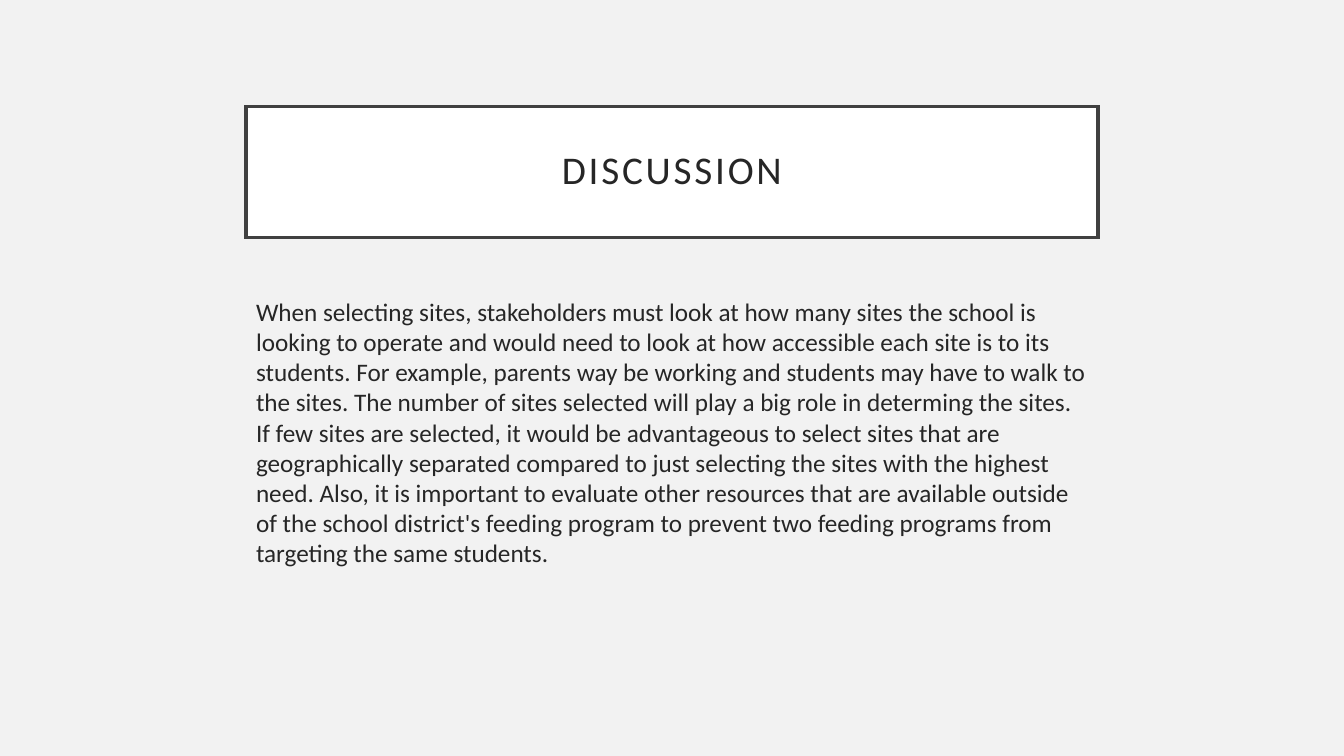
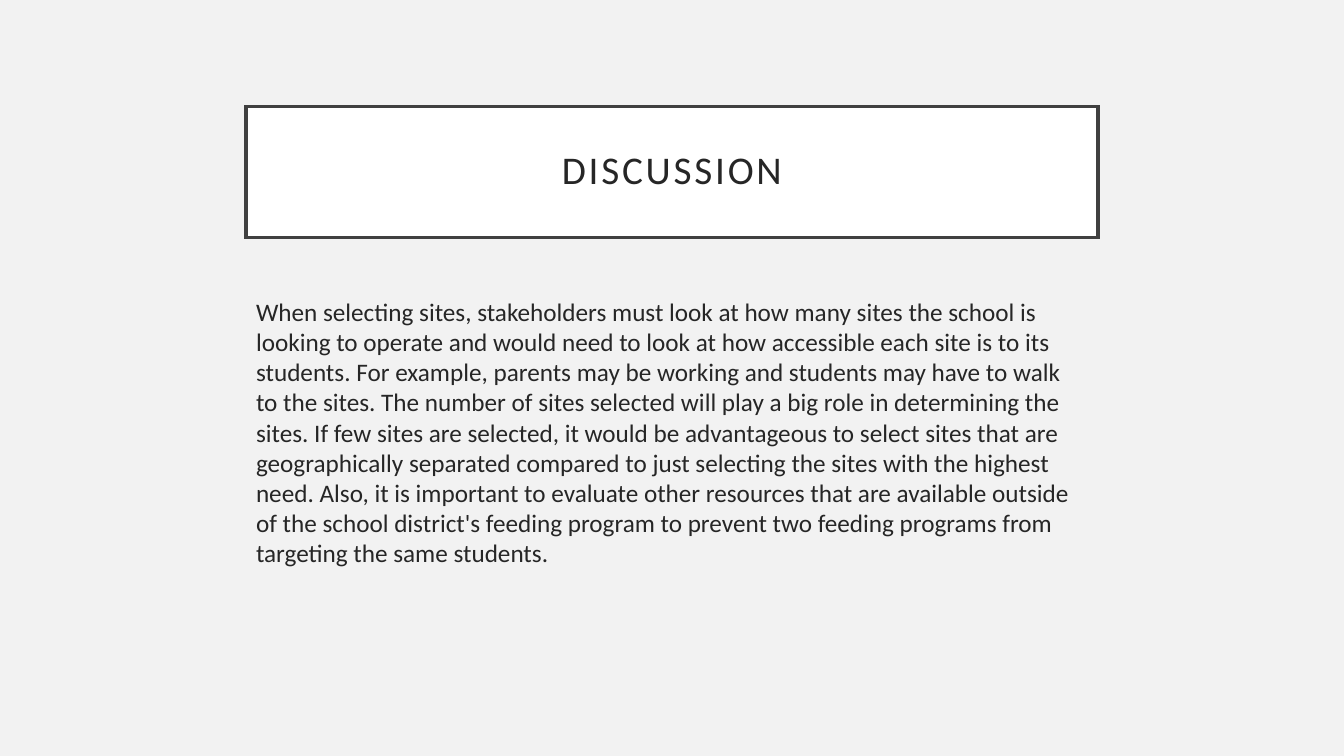
Before and after one commit to curt1015/Coursera, a slide deck: slide 8 of battle of the neighborhoods.pptx. Drawn at 1344x756 pixels with LibreOffice and Linux fonts; fonts in the diff are those of the drawing. Boxes give left, top, right and bottom in pixels: in the first picture for what was removed or moved away, otherwise in the second. Text is boxed around its words. In the diff, an @@ line names an element or a change of style, - is before the commit and + after.

```diff
--- a/battle of the neighborhoods.pptx
+++ b/battle of the neighborhoods.pptx
@@ text at <box>256,303,1068,567</box>: text changed @@
-When selecting sites, stakeholders must look at how many sites the school is looking to operate and would need to look at how accessible each site is to its students. For example, parents way be working and students may have to walk to the sites. The number of sites selected will play a big role in determing the sites. If few sites are selected, it would be advantageous to select sites that are geographically separated compared to just selecting the sites with the highest need. Also, it is important to evaluate other resources that are available outside of the school district's feeding program to prevent two feeding programs from targeting the same students.
+When selecting sites, stakeholders must look at how many sites the school is looking to operate and would need to look at how accessible each site is to its students. For example, parents may be working and students may have to walk to the sites. The number of sites selected will play a big role in determining the sites. If few sites are selected, it would be advantageous to select sites that are geographically separated compared to just selecting the sites with the highest need. Also, it is important to evaluate other resources that are available outside of the school district's feeding program to prevent two feeding programs from targeting the same students.
```
Also in this commit, not shown: 2 other slides changed.
